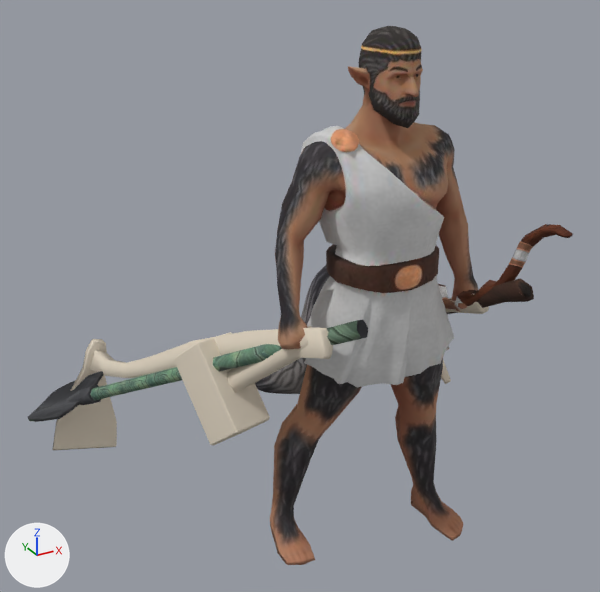
Two versions of the glTF model public/assets/unit-models/152-lykaonvillager.glb, one commit apart.
Before and after are seen from a 50 mm lens placed at (-1.62, -2.39, 2.34), pointed at (-0.19, 0.21, 1.04). Lighting does not change. The marker at lower left points along +X, +Y and +Z. The older version comes first. Vertices at exactly the same position are counted once.
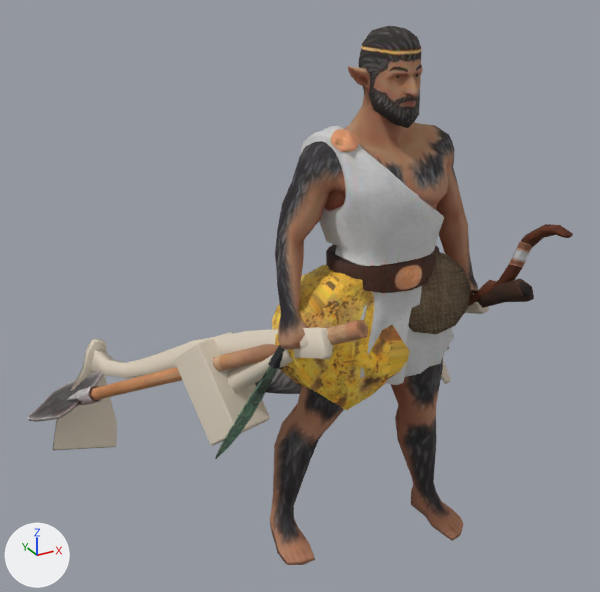
Location of each change, [x1, y1, x2, y2] in pixels of the pictures (600 x 592 px):
'Mesh_0', surface changed, reshaped: [28, 26, 573, 565] in both
part 1 of me_mesh_0, added (brown): after [408, 252, 471, 334]
part 2 of me_mesh_0, added (mostly hidden): after [268, 345, 284, 369]
part 3 of me_mesh_0, added (brown): after [272, 265, 409, 410]
part 4 of me_mesh_0, added (green): after [215, 366, 278, 459]
part 5 of me_mesh_0, recoloured: [28, 320, 368, 422] in both

The change in detail:
Picture 'Image_4' (img_image_4) is new.
Picture 'Image_5' (img_image_5) is new.
Picture 'Image_6' (img_image_6) is new.
In material 'Material_4' (mat_material_4), base_color is no longer (0.72, 0.64, 0.52), pale yellow #ddd1bf.
In material 'Material_4' (mat_material_4), texture is now set to img_image_3.
In material 'Material_4' (mat_material_4), roughness goes from 0.9 to 0.85.
In material 'Material_6' (mat_material_6), texture is no longer img_image_3.
In material 'Material_6' (mat_material_6), base_color is now set to (0.72, 0.64, 0.52), pale yellow #ddd1bf.
In material 'Material_6' (mat_material_6), roughness goes from 0.85 to 0.9.
Material 'Material_7' (mat_material_7) is new.
Its texture is img_image_4.
Its metallic is 0.05.
Its roughness is 0.85.
Material 'Material_8' (mat_material_8) is new.
Its texture is img_image_5.
Its metallic is 0.05.
Its roughness is 0.85.
Material 'Material_9' (mat_material_9) is new.
Its texture is img_image_6.
Its metallic is 0.05.
Its roughness is 0.85.
me_mesh_0 is used by ob_mesh_0; location (0.0, 0.0, 0.0).
me_mesh_0 had 1900 vertices, 3748 faces and spanned x -1.14..0.47, y -0.58..1.16, z 0.0..2.06.
me_mesh_0 now has 2145 vertices, 4218 faces and spans x -1.14..0.47, y -0.58..1.16, z 0.0..2.06.
me_mesh_0 part 1: a new loose piece of 84 vertices spanning x -0.03..0.37, y -0.27..0.15, z 0.88..1.29, in mat_material_8 (picture img_image_5).
me_mesh_0 part 2: a new loose piece of 64 vertices spanning x -0.45..-0.3, y -0.09..-0.01, z 0.89..1.11, in mat_material_4 (picture img_image_3).
me_mesh_0 part 3: a new loose piece of 61 vertices spanning x -0.42..0.12, y -0.23..0.31, z 0.72..1.25, in mat_material_9 (picture img_image_6).
me_mesh_0 part 4: a new loose piece of 36 vertices spanning x -0.65..-0.4, y -0.05..0.04, z 0.54..0.93, in mat_material_4 (picture img_image_3).
me_mesh_0 part 5: 148 faces spanning x -1.14..-0.2, y -0.32..1.16, z 0.3..1.15 switch from mat_material_6 (picture img_image_3) to mat_material_7 (picture img_image_4).
me_mesh_0 gains material mat_material_8 (picture img_image_5).
me_mesh_0 gains material mat_material_9 (picture img_image_6).
